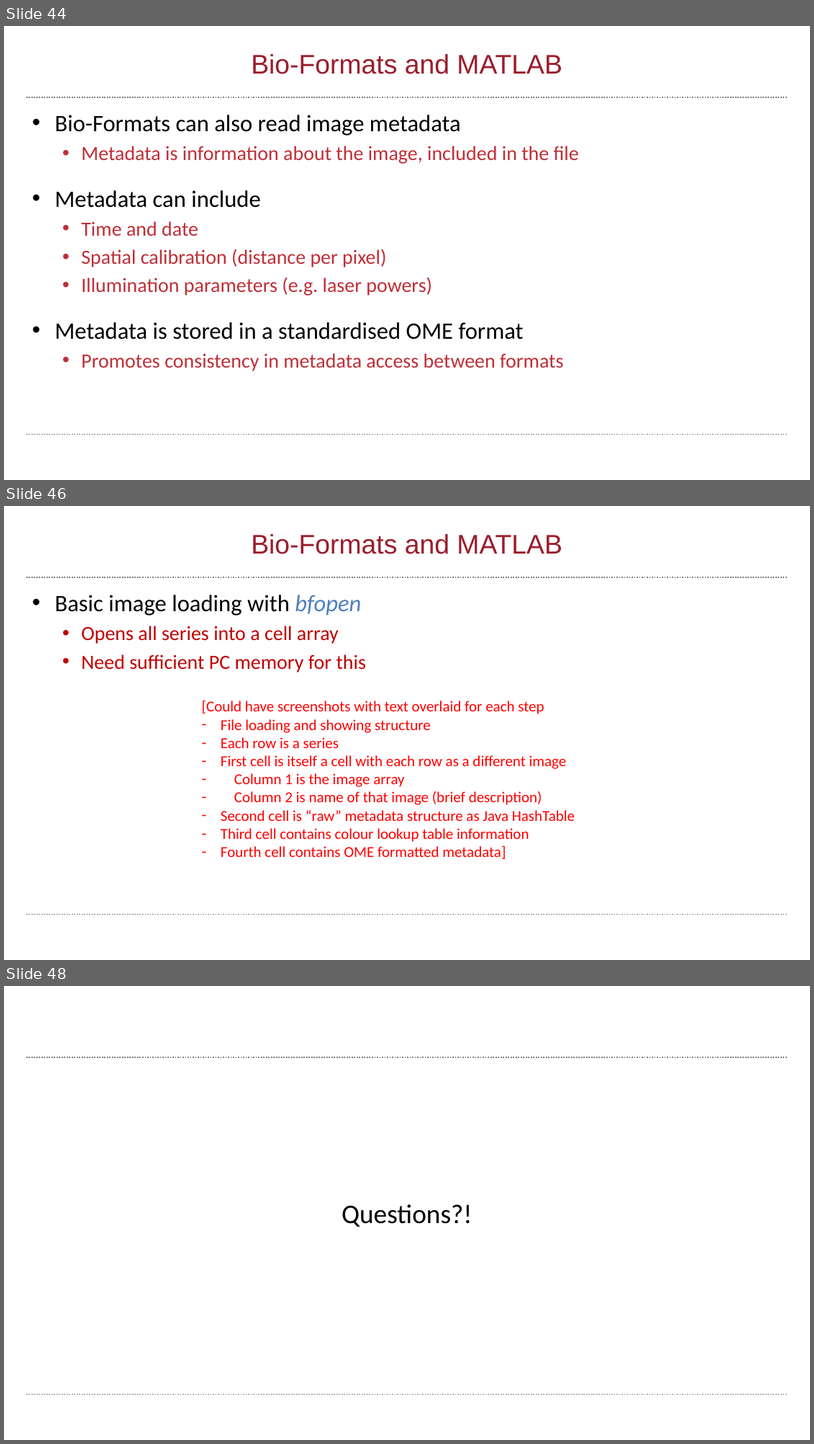
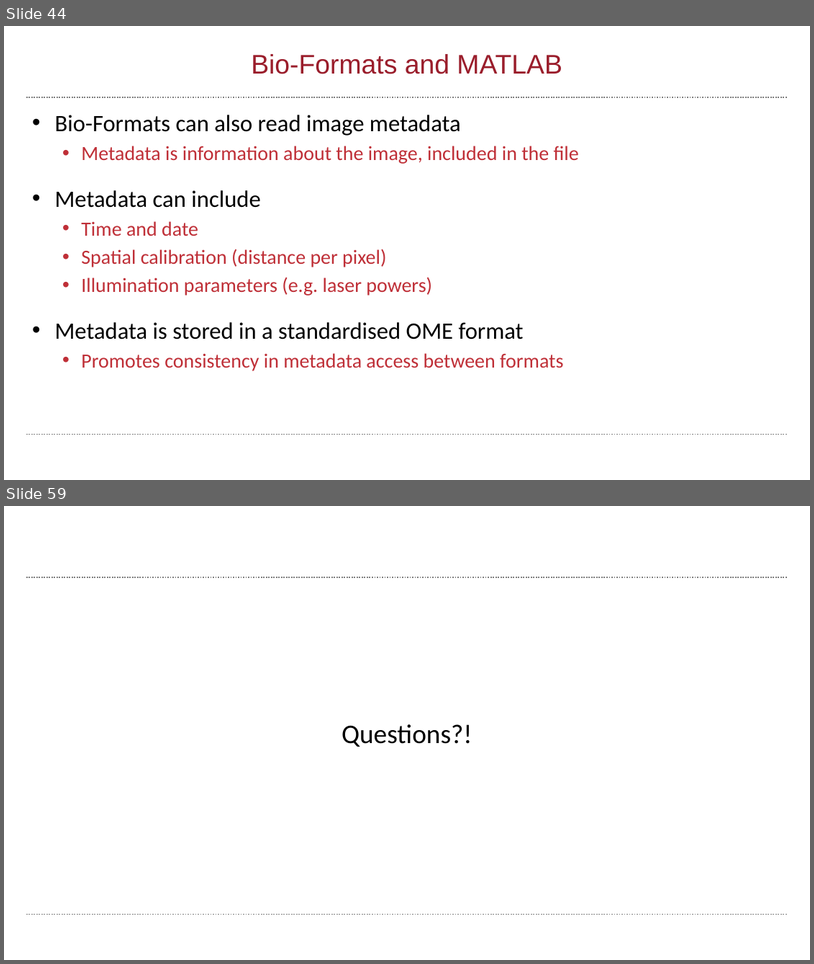
Before and after one commit to wbif-bristol/MATLAB-course, a slide deck: Session 3 - Advanced data structures/MATLAB Session 3.pptx. Shown one above the other, each under a label of ours: slides 44, 46 and 48 before the commit, slides 44 and 59 after it; the slides between them are not shown. The pictures are 814x1444 and 814x964 pixels, drawn with LibreOffice and Linux fonts; fonts in the diff are those of the drawing; background and template pictures are left out. Boxes give left, top, right and bottom in pixels: in the first picture for what was removed or moved away, otherwise in the second. Text is boxed around its words. In the diff, an @@ line names an element or a change of style, - is before the commit and + after.

Commit message:
Added more on Bio-Formats

```diff
--- a/Session 3 - Advanced data structures/MATLAB Session 3.pptx
+++ b/Session 3 - Advanced data structures/MATLAB Session 3.pptx
@@ slide 46 removed at [4,506,810,960], background #FFFFFF; not listed: 2 template elements that a slide beside it also shows @@
@@ title removed at [251,534,563,554] @@
-Bio-Formats and MATLAB
@@ text removed at [55,595,366,672] @@
-• Basic image loading with bfopen
-  • Opens all series into a cell array
-  • Need sufficient PC memory for this
@@ text removed at [202,700,575,859] @@
-[Could have screenshots with text overlaid for each step
-– File loading and showing structure
-– Each row is a series
-    – First cell is itself a cell with each row as a different image
-    – Column 1 is the image array
-    – Column 2 is name of that image (brief description)
-    – Second cell is “raw” metadata structure as Java HashTable
-    – Third cell contains colour lookup table information
-    – Fourth cell contains OME formatted metadata]
@@ what was slide 48 is now slide 59 @@
```
Also in this commit, not shown: 1 slide changed, 13 slides added, 1 other slide removed, 7 other files.
